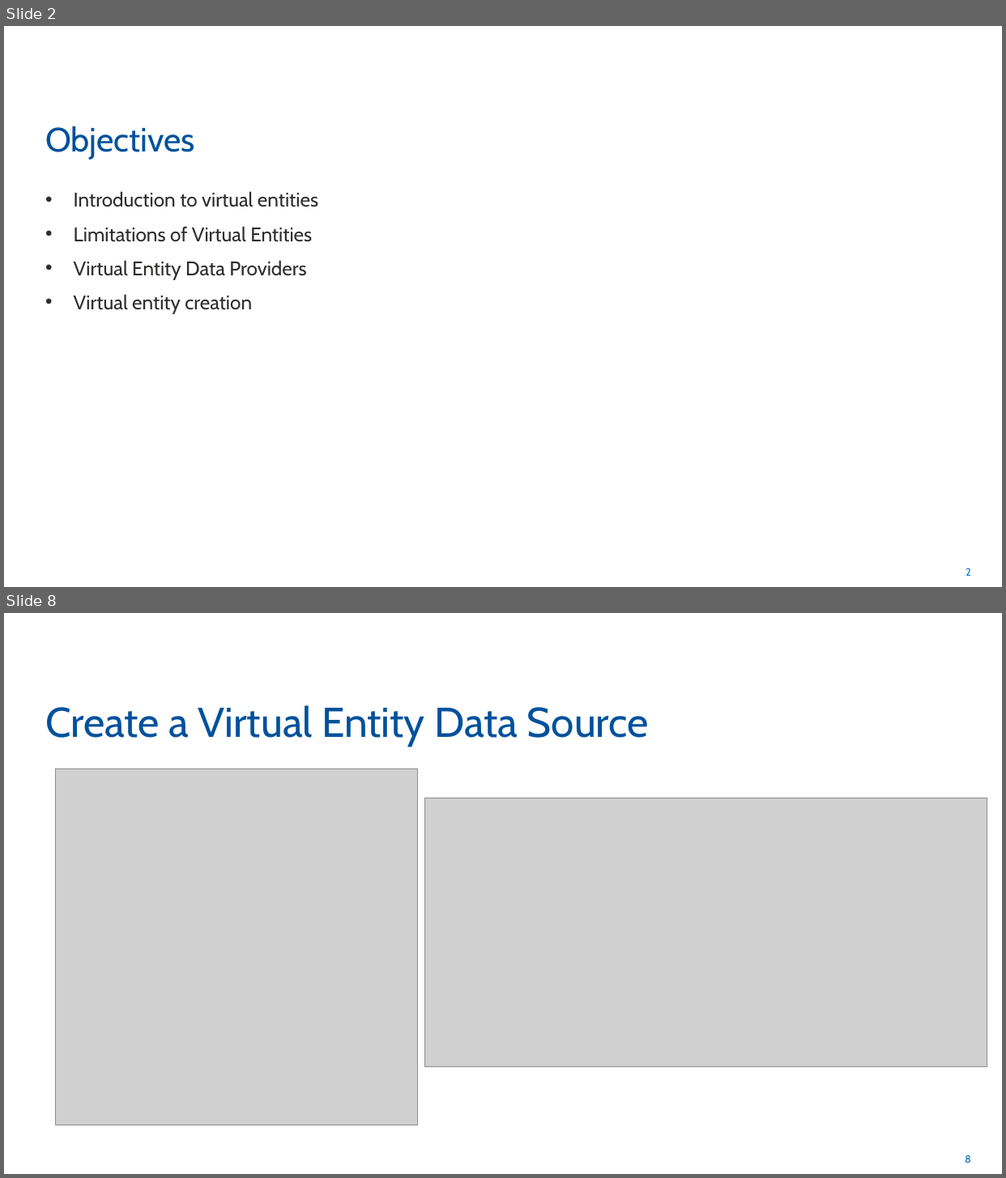
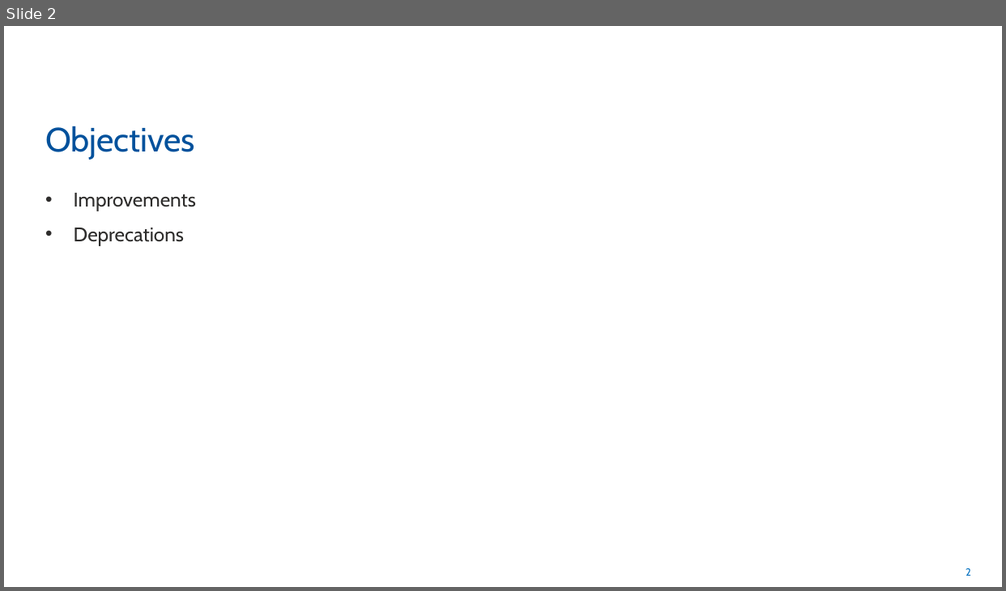
Before and after one commit to rogerhillgsy/CRMTraining, a slide deck: Documents/QA Powerpoints/Module 10.pptx. Shown one above the other, each under a label of ours: slides 2 and 8 before the commit, slide 2 after it; the slides between them are not shown. The pictures are 1006x1178 and 1006x591 pixels, drawn with LibreOffice and Linux fonts; fonts in the diff are those of the drawing; grey boxes stand for pictures. Boxes give left, top, right and bottom in pixels: in the first picture for what was removed or moved away, otherwise in the second. Text is boxed around its words. In the diff, an @@ line names an element or a change of style, - is before the commit and + after.

```diff
--- a/Documents/QA Powerpoints/Module 10.pptx
+++ b/Documents/QA Powerpoints/Module 10.pptx
@@ slide 8 removed at (4,613,1002,1174), background #FFFFFF; not listed: 1 template element that a slide beside it also shows @@
@@ title removed at (45,705,649,746) @@
-Create a Virtual Entity Data Source
@@ picture removed at (56,769,418,1125) @@
@@ picture removed at (424,798,987,1067) @@
@@ slide 2 changed as well @@
@@ text at (74,193,196,246): text changed @@
-• Introduction to virtual entities
-• Limitations of Virtual Entities
-• Virtual Entity Data Providers
-• Virtual entity creation
+• Improvements
+• Deprecations
```
Also in this commit, not shown: 4 other slides changed, 8 slides added, 9 other slides removed, 1 other file.
